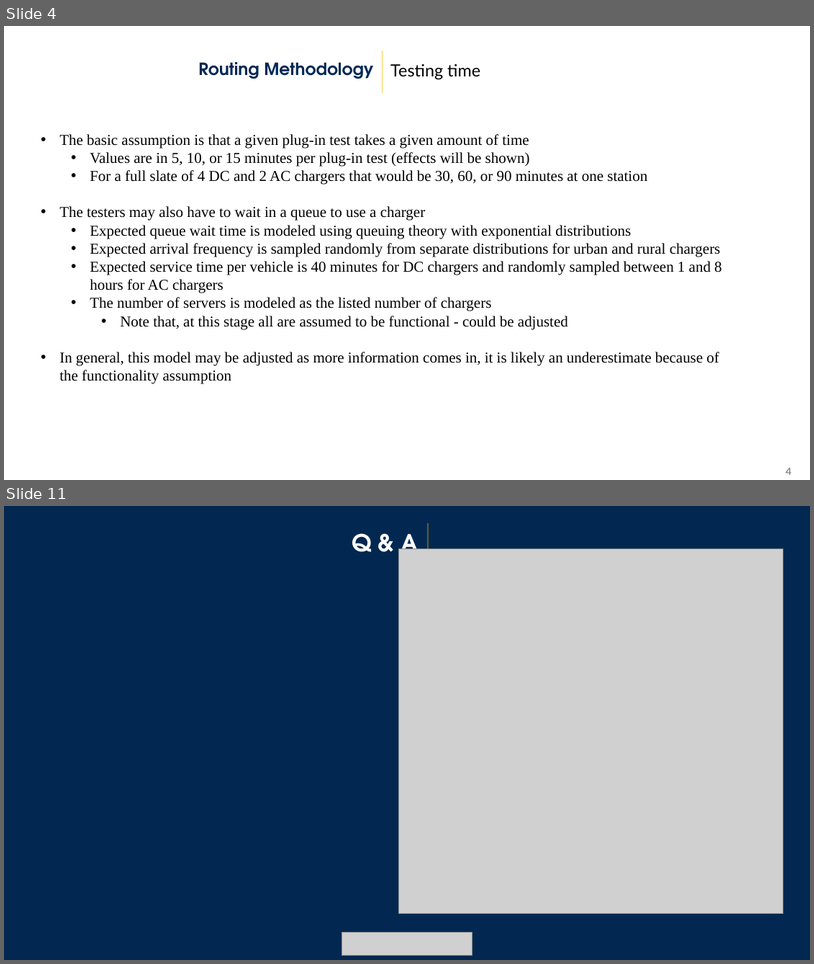
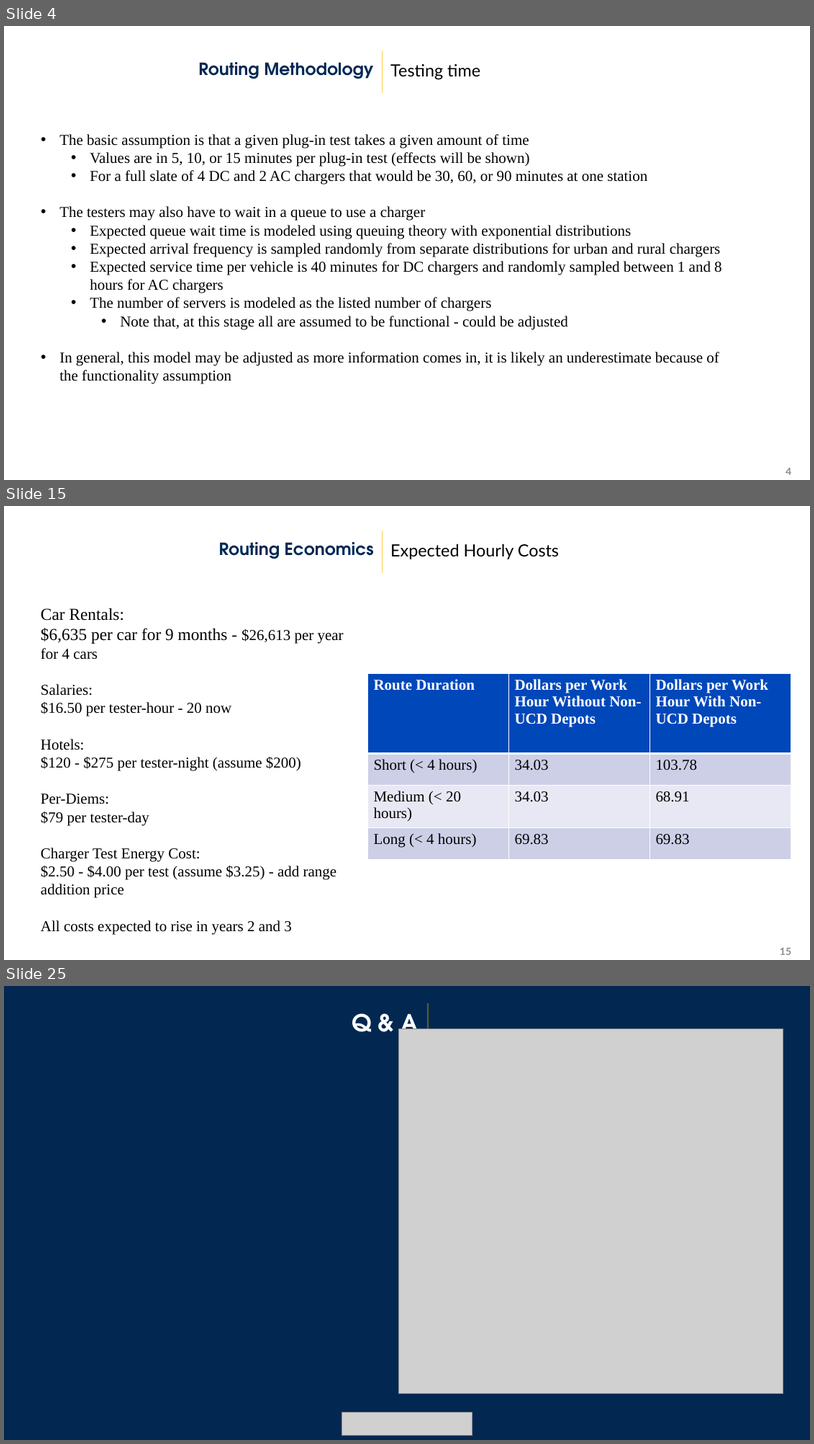
Before and after one commit to airabino/electric_vrp, a slide deck: 02_07_24.pptx. Shown one above the other, each under a label of ours: slides 4 and 11 before the commit, slides 4, 15 and 25 after it; the slides between them are not shown. The pictures are 814x964 and 814x1444 pixels, drawn with LibreOffice and Linux fonts; fonts in the diff are those of the drawing; grey boxes stand for pictures; background and template pictures are left out. Boxes give left, top, right and bottom in pixels: in the first picture for what was removed or moved away, otherwise in the second. Text is boxed around its words. In the diff, an @@ line names an element or a change of style, - is before the commit and + after.

```diff
--- a/02_07_24.pptx
+++ b/02_07_24.pptx
@@ slide 15 added at bbox=[4, 506, 810, 960], background picture (left out); not listed: 1 template element that a slide beside it also shows @@
@@ text added at bbox=[219, 542, 374, 559], 20 pt, text #002855, bold @@
+Routing Economics
@@ text added at bbox=[391, 543, 559, 559], 20 pt, text #000000 @@
+Expected Hourly Costs
@@ text added at bbox=[41, 608, 344, 934], 18 pt, text #000000 @@
+Car Rentals:
+$6,635 per car for 9 months - $26,613 per year for 4 cars
+Salaries:
+$16.50 per tester-hour - 20 now
+Hotels:
+$120 - $275 per tester-night (assume $200)
+Per-Diems:
+$79 per tester-day
+Charger Test Energy Cost:
+$2.50 - $4.00 per test (assume $3.25) - add range addition price
+All costs expected to rise in years 2 and 3
@@ table added at bbox=[368, 674, 790, 850], 4 rows, 3 columns @@
+Route Duration | Dollars per Work Hour Without Non-UCD Depots | Dollars per Work Hour With Non-UCD Depots
+Short (< 4 hours) | 34.03 | 103.78
+Medium (< 20 hours) | 34.03 | 68.91
+Long (< 4 hours) | 69.83 | 69.83
@@ page number added at bbox=[780, 947, 792, 955], 12 pt, text #8C8C8C, bold @@
+15
@@ what was slide 11 is now slide 25 @@
```
Also in this commit, not shown: 7 slides changed, 13 other slides added, 21 other files.
